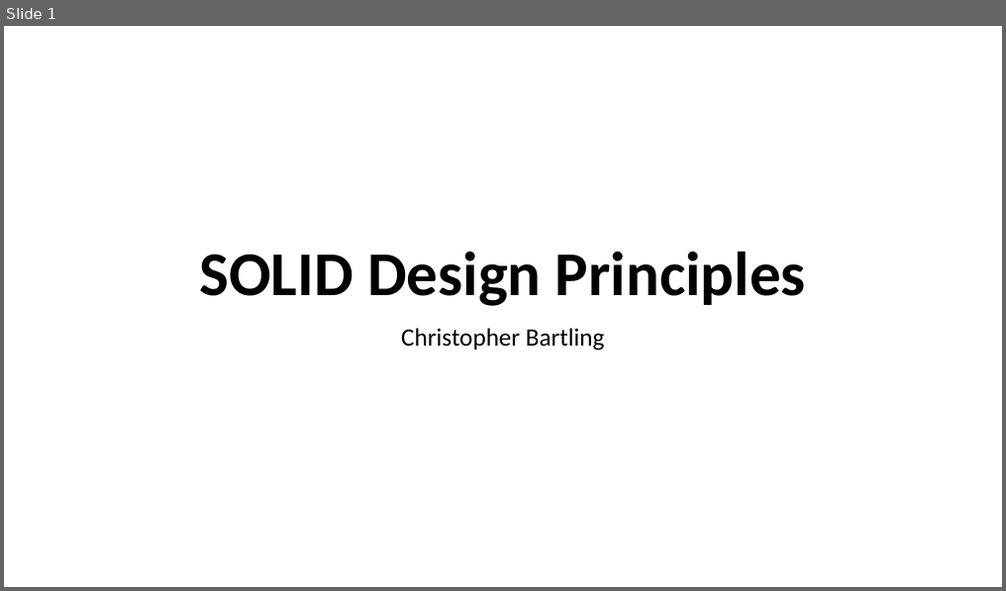
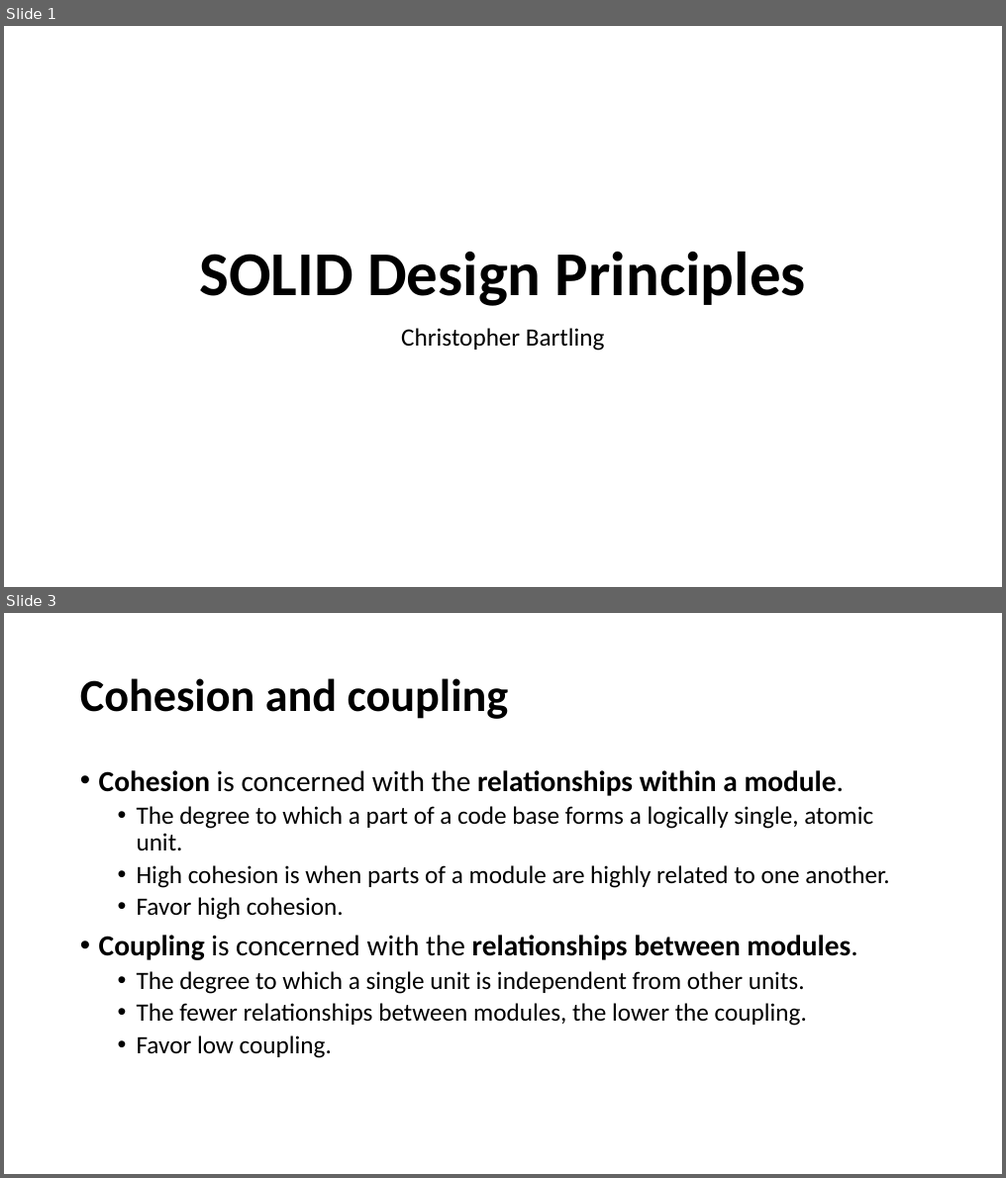
Before and after one commit to cebartling/test-driven, a slide deck: presentations/SOLID Design Principles.pptx. Shown one above the other, each under a label of ours: slide 1 before the commit, slides 1 and 3 after it; the slides between them are not shown. The pictures are 1006x591 and 1006x1178 pixels, drawn with LibreOffice and Linux fonts; fonts in the diff are those of the drawing. Boxes give left, top, right and bottom in pixels: in the first picture for what was removed or moved away, otherwise in the second. Text is boxed around its words. In the diff, an @@ line names an element or a change of style, - is before the commit and + after.

```diff
--- a/presentations/SOLID Design Principles.pptx
+++ b/presentations/SOLID Design Principles.pptx
@@ slide 3 added at [4,613,1002,1174], background #FFFFFF @@
@@ title added at [80,678,509,719], 44 pt, text #000000, bold @@
+Cohesion and coupling
@@ text added at [99,770,889,1059], 24 pt, text #000000 @@
+• Cohesion is concerned with the relationships within a module.
+  • The degree to which a part of a code base forms a logically single, atomic unit.
+  • High cohesion is when parts of a module are highly related to one another.
+  • Favor high cohesion.
+• Coupling is concerned with the relationships between modules.
+  • The degree to which a single unit is independent from other units.
+  • The fewer relationships between modules, the lower the coupling.
+  • Favor low coupling.
```
Also in this commit, not shown: 11 slides changed.
